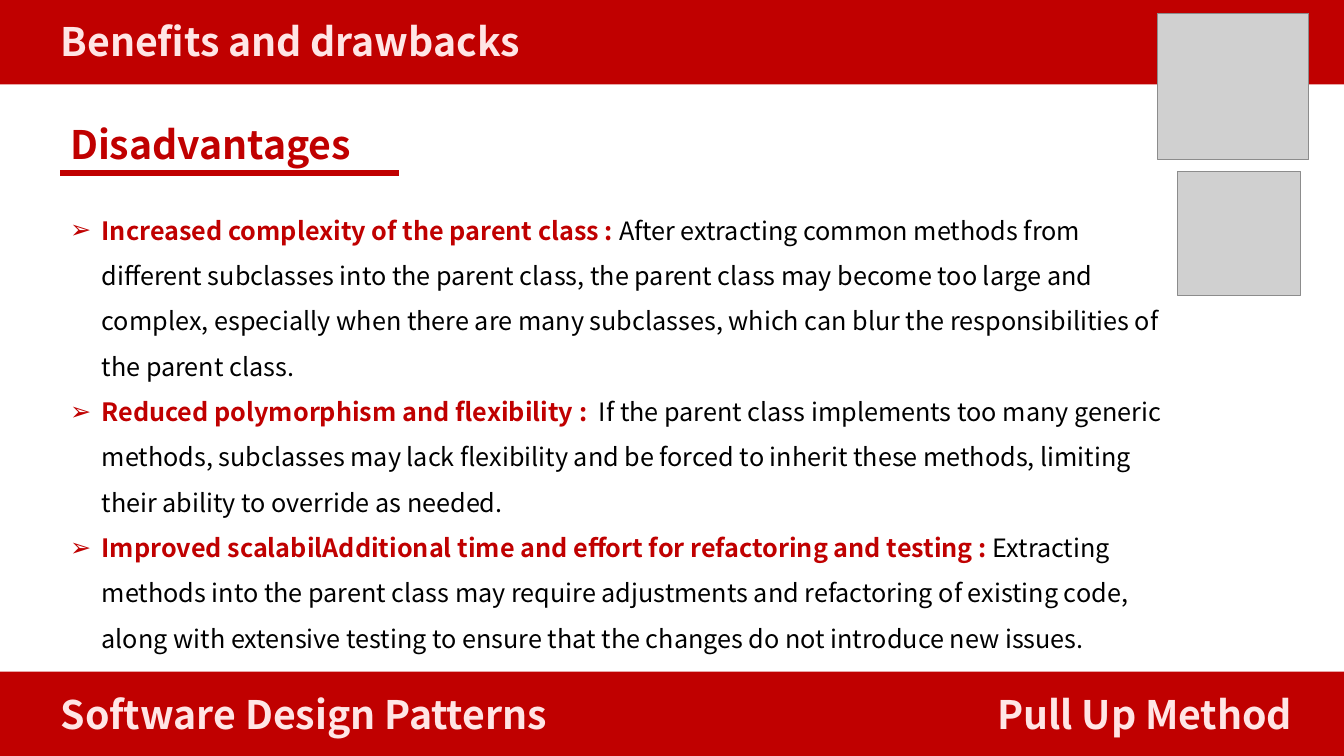
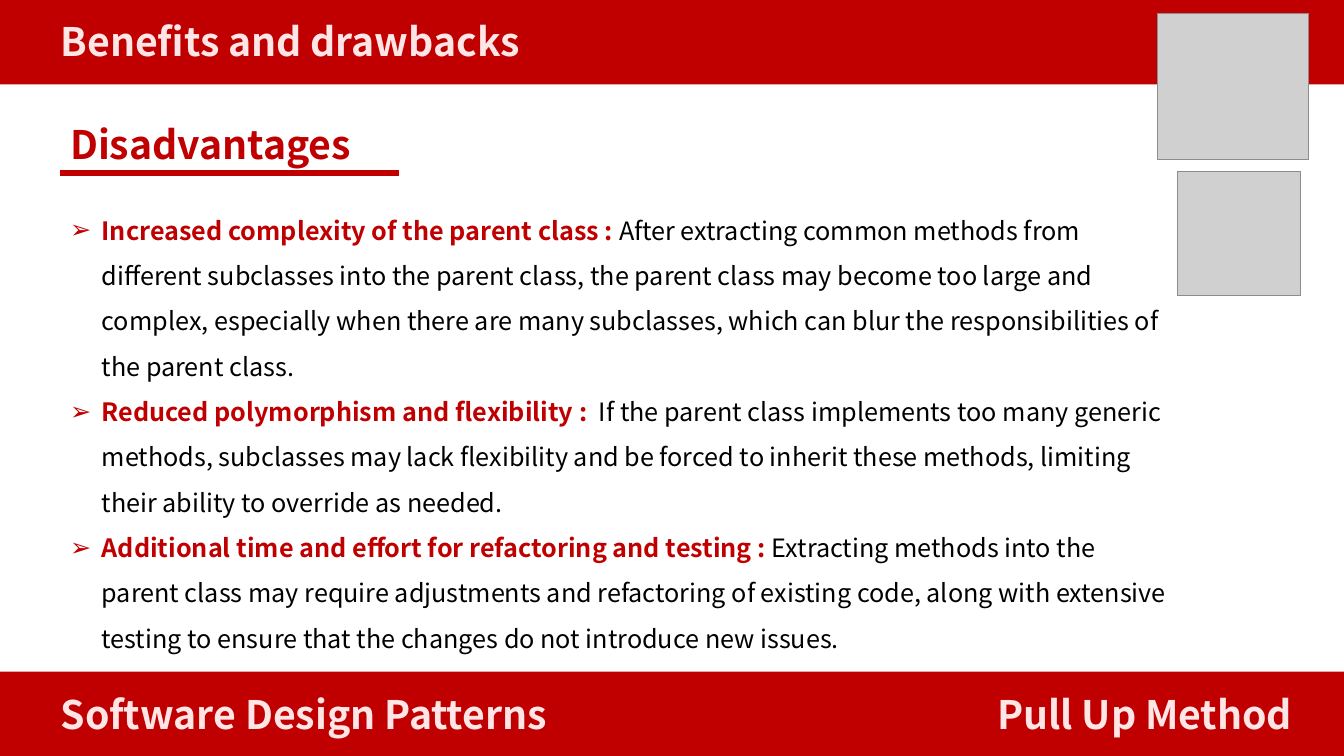
Before and after one commit to MinmusLin/Software_Design_Patterns_Course_Assignments, a slide deck: slide 13 of Pull_Up_Method_Presentation.pptx. Drawn at 1344x756 pixels with LibreOffice and Linux fonts; fonts in the diff are those of the drawing; grey boxes stand for pictures. Boxes give left, top, right and bottom in pixels: in the first picture for what was removed or moved away, otherwise in the second. Text is boxed around its words. In the diff, an @@ line names an element or a change of style, - is before the commit and + after.

```diff
--- a/Pull_Up_Method_Presentation.pptx
+++ b/Pull_Up_Method_Presentation.pptx
@@ text at [102, 536, 1166, 654]: text changed @@
-➢ Improved scalabilAdditional time and effort for refactoring and testing : Extracting methods into the parent class may require adjustments and refactoring of existing code, along with extensive testing to ensure that the changes do not introduce new issues.
+➢ Additional time and effort for refactoring and testing : Extracting methods into the parent class may require adjustments and refactoring of existing code, along with extensive testing to ensure that the changes do not introduce new issues.
```
